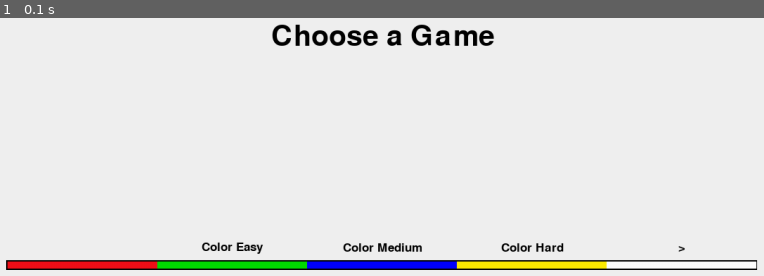
Above: before the commit, frame 1.
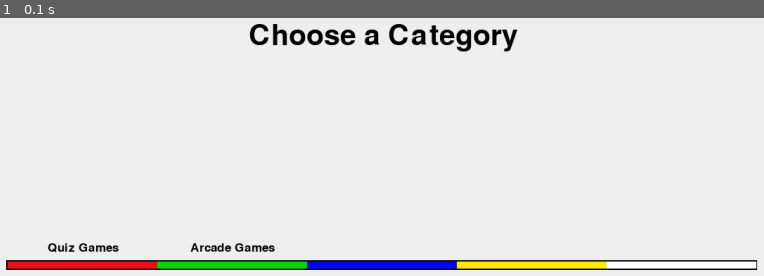
Above: after the commit, the same moment.

Repository: lynngrandpre/treehouse
Game: pygame game, started from driver.py
Two runs of this game, one before a commit and one after it. Both use one fixed random seed, a clock stepped at 60 frames per second and the inputs below.
Inputs:
- Up to frame 1 (0.1 s): no input

The runs differ from the first frame. In frame 1, 2.6% of the frame differs, in the area x 6-90%, y 2-92%.

Commit message:
Reorganize game menu into Quiz Games / Arcade Games categories
Split the flat 16-game list into a top-level category picker
(CategoryMenuState) that drills into the existing paginated
GameMenuState per category. Big red button now steps back up
from a category's game list to the category picker.

Diff:
--- a/menu.py
+++ b/menu.py
@@ -1,7 +1,9 @@
-"""The home screen: lists every game exposed by the game directories below and lets
-the player pick one. Adding a new game means building its state machine in a new
-directory (see quiz/ and color_game/ for the pattern), exposing it as a `Game` from
-that directory's __init__.py, and importing it here.
+"""The home screen: groups every game exposed by the game directories below
+into a couple of categories, lets the player pick a category, then pick a
+game within it. Adding a new game means building its state machine in a new
+directory (see quiz/ and color_game/ for the pattern), exposing it as a
+`Game` from that directory's __init__.py, importing it here, and adding it
+to the right category below.
 """
 
 from __future__ import annotations
@@ -21,18 +23,68 @@
 import tower_defense
 import vault
 from common import AnswerPicker, Game, GetReadyScreen, Input, State, draw_text, font
-from hardware import buttons_in_order
+from hardware import big_red_button_pressed, buttons_in_order
 
 GAMES_PER_PAGE = 3
 
-all_games = (
-    color_game.games + quiz.games + mastermind.games + chain.games + pacman.games + vault.games + breakout.games
-    + space_invaders.games + tetris.games + tower_defense.games
-)
+
+@dataclass
+class Category:
+    name: str
+    games: list[Game]
+
+
+categories = [
+    Category("Quiz Games", color_game.games + quiz.games + mastermind.games + chain.games),
+    Category(
+        "Arcade Games",
+        pacman.games + vault.games + breakout.games + space_invaders.games + tetris.games + tower_defense.games,
+    ),
+]
 
 
 @dataclass
-class MenuState:
+class CategoryMenuState:
+    """The top-level screen: pick a category to see the games in it. There
+    are only ever a handful of categories, so unlike GameMenuState this
+    never needs to paginate."""
+
+    def _options_picker(self) -> AnswerPicker[Category]:
+        return AnswerPicker([category.name for category in categories], categories)
+
+    def draw(self, surface: pygame.Surface) -> None:
+        CANVAS_WIDTH, CANVAS_HEIGHT = surface.get_size()
+        draw_text(surface, font(60), "Choose a Category", (CANVAS_WIDTH // 2, CANVAS_HEIGHT // 3))
+        self._options_picker().draw(surface)
+
+    def _light_available_leds(self) -> None:
+        options = self._options_picker().options
+        for i, button in enumerate(buttons_in_order):
+            button.set_led(i < len(options))
+
+    def next_state(self, input: Input) -> State | None:
+        self._light_available_leds()
+
+        any_pressed = any(button.is_pressed() for button in input.buttons)
+        if not any_pressed:
+            return self
+
+        selection = self._options_picker().selection(input)
+        if isinstance(selection, Category):
+            # Not ready yet -- the press that picked this category may still be
+            # held on the very first frame here, and GameMenuState's own slots
+            # mean something totally different. Wait for release before acting,
+            # same debounce it already uses between page turns.
+            return GameMenuState(category=selection, ready=False)
+        return self
+
+
+@dataclass
+class GameMenuState:
+    """The games within one category. The big red button steps back up to
+    the category list, the same "go back" role it plays inside a game."""
+
+    category: Category
     page: int = 0
     # False right after a page turn, until every button is released again. The
     # game loop calls next_state every frame, so without this a single held
@@ -40,13 +92,13 @@
     ready: bool = True
 
     def _paginated(self) -> bool:
-        return len(all_games) > 5
+        return len(self.category.games) > 5
 
     def _games_this_page(self) -> list[Game]:
         if not self._paginated():
-            return all_games
+            return self.category.games
         start = self.page * GAMES_PER_PAGE
-        return all_games[start:start + GAMES_PER_PAGE]
+        return self.category.games[start:start + GAMES_PER_PAGE]
 
     def _options_picker(self) -> AnswerPicker[Game | str]:
         games_this_page = self._games_this_page()
@@ -55,14 +107,14 @@
             values: list[Game | str] = list(games_this_page)
         else:
             left = ["<"] if self.page > 0 else [""]
-            right = [">"] if self.page < (len(all_games) - 1) // GAMES_PER_PAGE else [""]
+            right = [">"] if self.page < (len(self.category.games) - 1) // GAMES_PER_PAGE else [""]
             options = left + [g.name for g in games_this_page] + right
             values = ["prev"] + list(games_this_page) + ["next"]
         return AnswerPicker(options, values)
 
     def draw(self, surface: pygame.Surface) -> None:
         CANVAS_WIDTH, CANVAS_HEIGHT = surface.get_size()
-        draw_text(surface, font(60), "Choose a Game", (CANVAS_WIDTH // 2, CANVAS_HEIGHT // 3))
+        draw_text(surface, font(60), self.category.name, (CANVAS_WIDTH // 2, CANVAS_HEIGHT // 3))
         self._options_picker().draw(surface)
 
     def _light_available_leds(self) -> None:
@@ -74,6 +126,9 @@
             button.set_led(i < len(options) and options[i] != "")
 
     def next_state(self, input: Input) -> State | None:
+        if big_red_button_pressed():
+            return CategoryMenuState()
+
         self._light_available_leds()
 
         any_pressed = any(button.is_pressed() for button in input.buttons)
@@ -89,7 +144,7 @@
         if selection == "prev":
             return replace(self, page=max(0, self.page - 1), ready=False)
         elif selection == "next":
-            last_page = (len(all_games) - 1) // GAMES_PER_PAGE
+            last_page = (len(self.category.games) - 1) // GAMES_PER_PAGE
             return replace(self, page=min(last_page, self.page + 1), ready=False)
         elif isinstance(selection, Game):
             return GetReadyScreen(selection.initial_state)
@@ -97,5 +152,5 @@
             return self
 
 
-def home() -> MenuState:
-    return MenuState()
+def home() -> CategoryMenuState:
+    return CategoryMenuState()
--- a/test_menu.py
+++ b/test_menu.py
@@ -10,12 +10,12 @@
 import menu
 import sim_gpio
 from common import GetReadyScreen, Input
-from hardware import buttons_in_order
-from menu import MenuState
+from hardware import BIG_RED_BUTTON_PIN, buttons_in_order
+from menu import CategoryMenuState, GameMenuState
 from quiz.game import AskingQuestionState
 
 
-def led_states(state: MenuState) -> list[bool]:
+def led_states(state) -> list[bool]:
     state.next_state(release())
     return [sim_gpio.get_output_state(button.led_pin) for button in buttons_in_order]
 
@@ -31,102 +31,118 @@
     return press()  # no indices held
 
 
-def options(state: MenuState) -> list[str]:
+def options(state) -> list[str]:
     return state._options_picker().options
 
 
-def click(state: MenuState, index: int) -> MenuState:
+def click(state, index: int):
     """One full press-then-release of a single paging button, as a real tap would
-    land across two frames. Asserts we stay in the menu and returns that state."""
+    land across two frames. Asserts we stay in the given state's type and returns it."""
+    state_type = type(state)
     pressed = state.next_state(press(index))
-    assert isinstance(pressed, MenuState)
+    assert isinstance(pressed, state_type)
     released = pressed.next_state(release())
-    assert isinstance(released, MenuState)
+    assert isinstance(released, state_type)
     return released
 
 
-# These tests assume sixteen games across five full pages of three plus a
-# final page of one. If the roster changes so the menu stops paginating,
-# that's a different design and these pagination tests should be revisited.
-def test_roster_is_paginated():
-    assert len(menu.all_games) == 16
-    assert MenuState()._paginated()
+def quiz_games_menu() -> GameMenuState:
+    result = CategoryMenuState().next_state(press(0))
+    assert isinstance(result, GameMenuState)
+    released = result.next_state(release())
+    assert isinstance(released, GameMenuState)
+    return released
 
 
-def test_first_page_shows_three_games_between_arrows():
-    # Page 0: no previous page, so the left arrow slot is blank rather than a
-    # live "<" (mirrors the hide-on-last-page behavior for the right arrow).
-    assert options(MenuState()) == ["", "Color Easy", "Color Medium", "Color Hard", ">"]
+def arcade_games_menu() -> GameMenuState:
+    result = CategoryMenuState().next_state(press(1))
+    assert isinstance(result, GameMenuState)
+    released = result.next_state(release())
+    assert isinstance(released, GameMenuState)
+    return released
 
 
-def test_next_advances_exactly_one_page():
+# These tests assume two categories: nine Quiz Games across three full pages
+# of three, and seven Arcade Games across two full pages plus a final page of
+# one. If the roster changes, these pagination tests should be revisited.
+def test_categories_cover_every_game():
+    assert [c.name for c in menu.categories] == ["Quiz Games", "Arcade Games"]
+    assert len(menu.categories[0].games) == 9
+    assert len(menu.categories[1].games) == 7
+
+
+def test_category_menu_lists_the_categories():
+    assert options(CategoryMenuState()) == ["Quiz Games", "Arcade Games"]
+
+
+def test_category_menu_lights_only_the_categories():
+    assert led_states(CategoryMenuState()) == [True, True, False, False, False]
+
+
+def test_selecting_a_category_enters_its_game_menu():
+    result = CategoryMenuState().next_state(press(0))
+    assert isinstance(result, GameMenuState)
+    assert result.category.name == "Quiz Games"
+
+    result = CategoryMenuState().next_state(press(1))
+    assert isinstance(result, GameMenuState)
+    assert result.category.name == "Arcade Games"
+
+
+def test_quiz_games_first_page_shows_three_games_between_arrows():
+    assert options(quiz_games_menu()) == ["", "Color Easy", "Color Medium", "Color Hard", ">"]
+
+
+def test_quiz_games_next_advances_exactly_one_page():
     # Regression: a held "next" used to race through pages and clamp on the last
     # one, so a single tap jumped straight past the middle page.
-    page1 = click(MenuState(), 4)  # rightmost button = ">"
+    page1 = click(quiz_games_menu(), 4)  # rightmost button = ">"
     assert page1.page == 1
     assert options(page1) == ["<", "Capitals HARD", "Capitals", "Sports", ">"]
 
 
-def test_next_twice_reaches_third_page():
-    state = click(click(MenuState(), 4), 4)
+def test_quiz_games_next_twice_reaches_the_last_page():
+    state = click(click(quiz_games_menu(), 4), 4)
     assert state.page == 2
-    # Not the last page anymore (Pac-Duo spills onto a fourth), so the right
-    # arrow is still live here.
-    assert options(state) == ["<", "Jeopardy!", "Mastermind", "Chain Reaction", ">"]
+    # Last page is a full page of three, so the right arrow slot is blank
+    # rather than a live ">".
+    assert options(state) == ["<", "Jeopardy!", "Mastermind", "Chain Reaction", ""]
 
 
-def test_next_three_times_reaches_page_three():
-    state = click(click(click(MenuState(), 4), 4), 4)
-    assert state.page == 3
-    # Not the last page anymore (Breakout spills onto a fifth), so the right
-    # arrow is still live here.
-    assert options(state) == ["<", "Pac-Duo Easy", "Pac-Duo", "Vault Escape", ">"]
+def test_quiz_games_next_clamps_on_the_last_page():
+    state = click(click(click(quiz_games_menu(), 4), 4), 4)
+    assert state.page == 2
 
 
-def test_next_four_times_reaches_page_four():
-    state = click(click(click(click(MenuState(), 4), 4), 4), 4)
-    assert state.page == 4
-    # Not the last page anymore (Tower Defense Duo spills onto a sixth), so
-    # the right arrow is still live here.
-    assert options(state) == ["<", "Breakout", "Space Invaders", "Tetris", ">"]
-
-
-def test_next_five_times_reaches_the_last_page():
-    state = click(click(click(click(click(MenuState(), 4), 4), 4), 4), 4)
-    assert state.page == 5
-    # Last page holds just the one game that spilled over, so the right
-    # arrow slot is blank rather than a live ">".
-    assert options(state) == ["<", "Tower Defense Duo", ""]
-
-
-def test_next_clamps_on_last_page():
-    state = click(click(click(click(click(click(MenuState(), 4), 4), 4), 4), 4), 4)
-    assert state.page == 5
-
-
-def test_prev_goes_back_and_clamps_at_zero():
-    state = click(click(MenuState(), 4), 4)  # to page 2
-    state = click(state, 0)                  # leftmost button = "<"
+def test_quiz_games_prev_goes_back_and_clamps_at_zero():
+    state = click(click(quiz_games_menu(), 4), 4)  # to page 2
+    state = click(state, 0)                        # leftmost button = "<"
     assert state.page == 1
-    state = click(click(state, 0), 0)        # back to 0, then try to go past it
+    state = click(click(state, 0), 0)               # back to 0, then try to go past it
     assert state.page == 0
 
 
-def test_holding_next_does_not_skip_pages():
+def test_quiz_games_holding_next_does_not_skip_pages():
     # The same physical button held down across many frames without release.
-    state = MenuState().next_state(press(4))
-    assert isinstance(state, MenuState)
+    state = quiz_games_menu().next_state(press(4))
+    assert isinstance(state, GameMenuState)
     assert state.page == 1
     for _ in range(10):
         nxt = state.next_state(press(4))
-        assert isinstance(nxt, MenuState)
+        assert isinstance(nxt, GameMenuState)
         state = nxt
     assert state.page == 1  # still one page in, not clamped at the end
 
 
+def test_arcade_games_last_page_holds_the_one_game_that_spilled_over():
+    state = click(click(arcade_games_menu(), 4), 4)
+    assert state.page == 2
+    assert options(state) == ["<", "Tower Defense Duo", ""]
+
+
 def test_selecting_a_game_starts_it_via_get_ready():
     # Middle button on page 1 maps to "Capitals" (prev, g, g, g, next -> index 2).
-    page1 = click(MenuState(), 4)
+    page1 = click(quiz_games_menu(), 4)
     result = page1.next_state(press(2))
     assert isinstance(result, GetReadyScreen)
 
@@ -135,25 +151,29 @@
     assert isinstance(started, AskingQuestionState)
 
 
-def test_first_page_lights_only_the_games_and_the_next_arrow():
+def test_quiz_games_first_page_lights_only_the_games_and_the_next_arrow():
     # ["", "Color Easy", "Color Medium", "Color Hard", ">"] -- blank "<" slot stays dark.
-    assert led_states(MenuState()) == [False, True, True, True, True]
+    assert led_states(quiz_games_menu()) == [False, True, True, True, True]
 
 
-def test_page_four_lights_the_prev_arrow_and_all_three_games():
-    # ["<", "Breakout", "Space Invaders", "Tetris", ">"] -- every slot is live.
-    state = click(click(click(click(MenuState(), 4), 4), 4), 4)
-    assert led_states(state) == [True, True, True, True, True]
-
-
-def test_last_page_lights_only_the_prev_arrow_and_the_one_game():
-    # ["<", "Tower Defense Duo", ""] -- the two blank slots stay dark.
-    state = click(click(click(click(click(MenuState(), 4), 4), 4), 4), 4)
-    assert led_states(state) == [True, True, False, False, False]
+def test_quiz_games_last_page_lights_the_prev_arrow_and_all_three_games():
+    # ["<", "Jeopardy!", "Mastermind", "Chain Reaction", ""] -- blank ">" slot stays dark.
+    state = click(click(quiz_games_menu(), 4), 4)
+    assert led_states(state) == [True, True, True, True, False]
 
 
 def test_arrow_button_does_not_start_a_game():
-    # Pressing "<" on page 0 keeps us in the menu (not a GetReadyScreen), at page 0.
-    pressed = MenuState().next_state(press(0))
-    assert isinstance(pressed, MenuState)
+    # Pressing "<" on page 0 keeps us in the game menu (not a GetReadyScreen), at page 0.
+    pressed = quiz_games_menu().next_state(press(0))
+    assert isinstance(pressed, GameMenuState)
     assert pressed.page == 0
+
+
+def test_big_red_button_steps_back_up_to_the_category_menu():
+    state = quiz_games_menu()
+    sim_gpio.set_input_state(BIG_RED_BUTTON_PIN, True)
+    try:
+        result = state.next_state(release())
+    finally:
+        sim_gpio.set_input_state(BIG_RED_BUTTON_PIN, False)
+    assert isinstance(result, CategoryMenuState)
